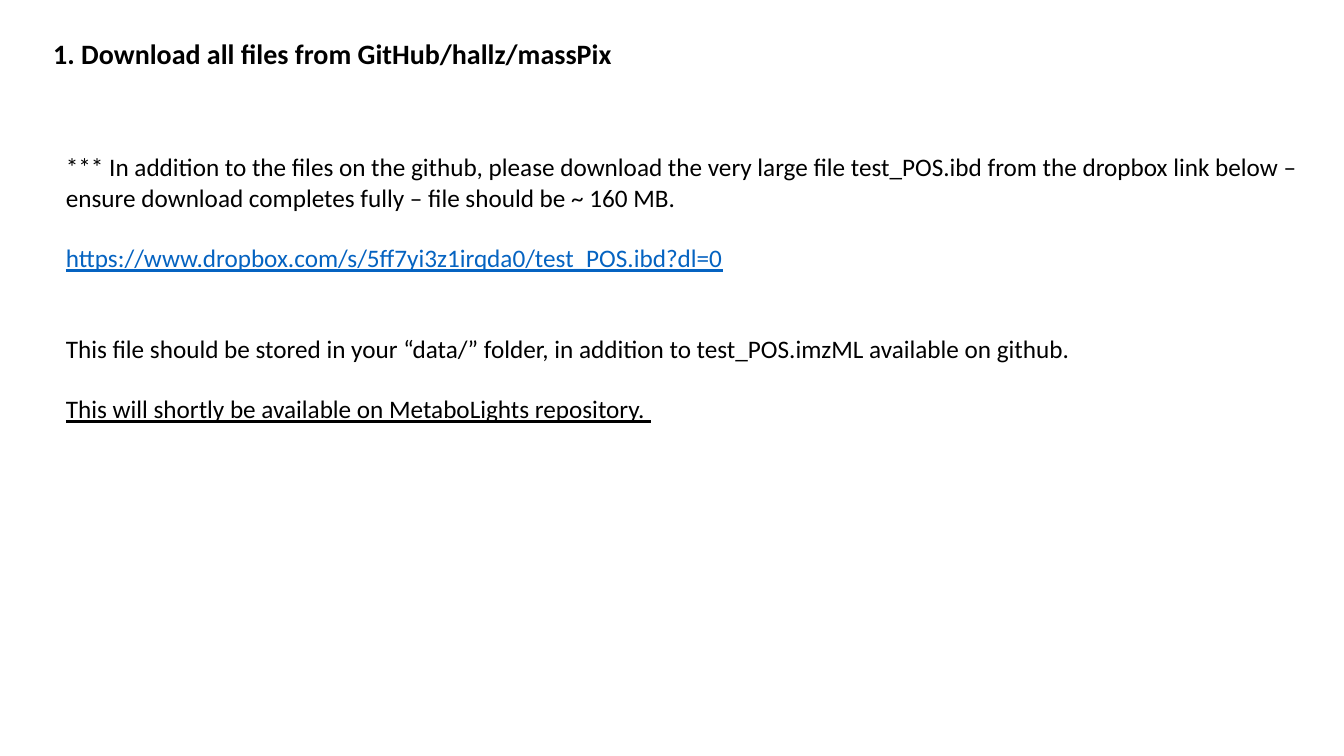
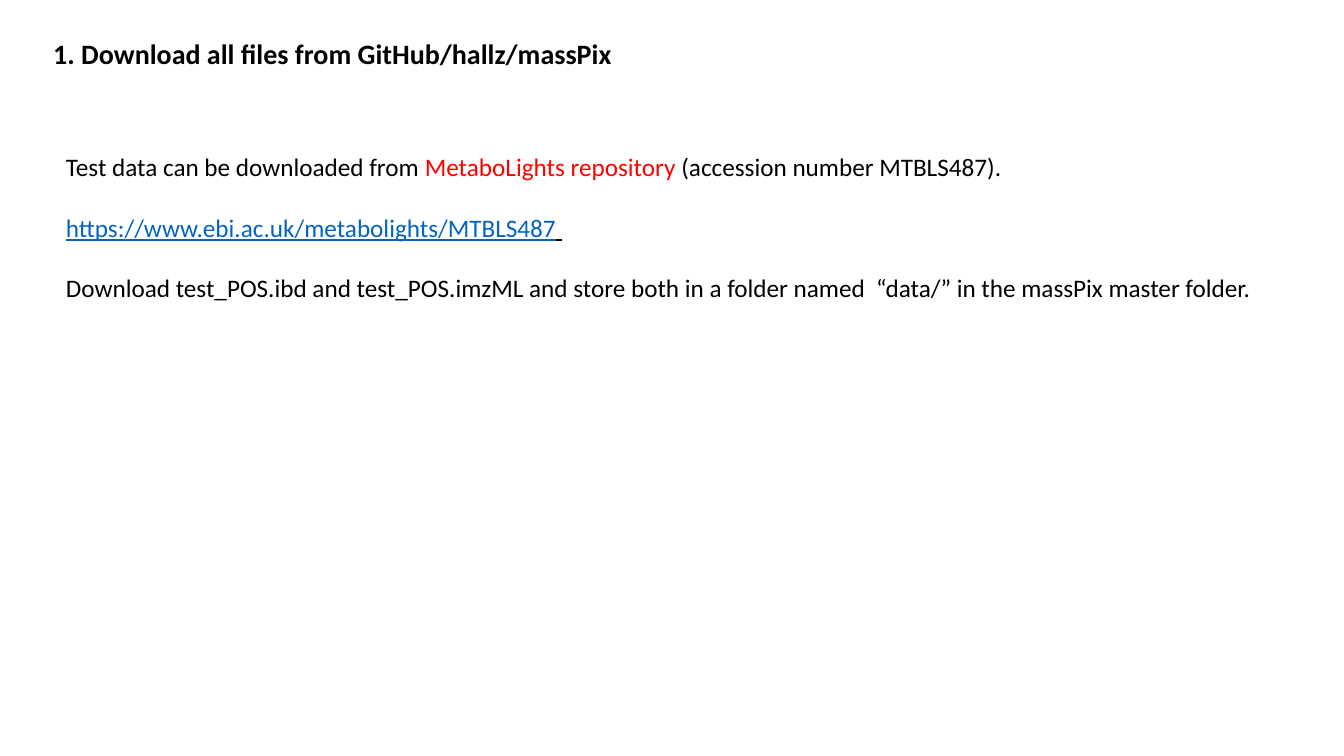
Before and after one commit to hallz/massPix, a slide deck: slide 3 of massPix_quickstart.pptx. Drawn at 1344x756 pixels with LibreOffice and Linux fonts; fonts in the diff are those of the drawing. Boxes give left, top, right and bottom in pixels: in the first picture for what was removed or moved away, otherwise in the second. Text is boxed around its words. In the diff, an @@ line names an element or a change of style, - is before the commit and + after.

Commit message:
Step by step guide

```diff
--- a/massPix_quickstart.pptx
+++ b/massPix_quickstart.pptx
@@ text at (66, 157, 1250, 301): text changed @@
-*** In addition to the files on the github, please download the very large file test_POS.ibd from the dropbox link below – ensure download completes fully – file should be ~ 160 MB.
-https://www.dropbox.com/s/5ff7yi3z1irqda0/test_POS.ibd?dl=0
-This file should be stored in your “data/” folder, in addition to test_POS.imzML available on github.
-This will shortly be available on MetaboLights repository.
+Test data can be downloaded from MetaboLights repository (accession number MTBLS487).
+https://www.ebi.ac.uk/metabolights/MTBLS487
+Download test_POS.ibd and test_POS.imzML and store both in a folder named “data/” in the massPix master folder.
```
